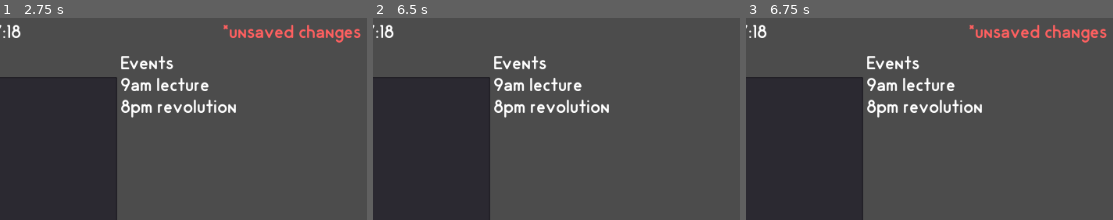
Above: before the commit, frames 1-3 (left to right).
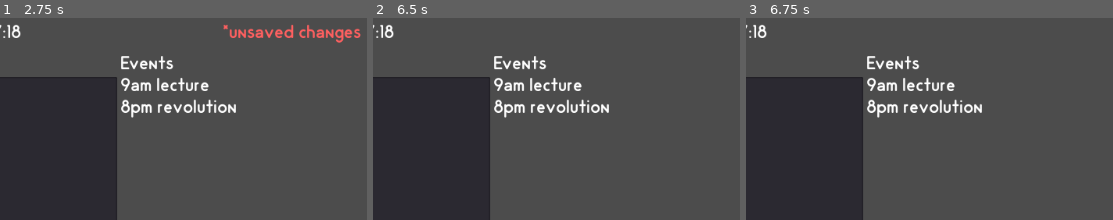
Above: after the commit, the same moments.

Repository: k4gi/planner
Game: Godot game, scene res://Frontpage.tscn
The game is run twice, just before and just after one commit, with the same random seed, the same clock (stepped at 60 frames per second) and the same inputs.
Inputs (mouse positions are % of the whole screen's width and height, from its top left):
- Up to frame 1 (2.75 s): click (50, 52) at 0.52 s; type "12" at 0.6 s; click "x" at 1.25 s; click "medication" at 2 s
- Up to frame 2 (6.5 s): click "Save" at 2.75 s; click "new reminder" at 3.5 s; click "new reminder" at 4.25 s; click "new event" at 5 s; click "new event" at 5.75 s
- Up to frame 3 (6.75 s): click "medication" at 6.5 s
The pictures show only the part of the screen within x 50-100%, y 0-50%; the shares and areas given below are measured in that part.

Frames 1-2 are identical in both runs. In frame 3, 1.2% of the frame differs, in the area x 60-99%, y 3-13%.

Commit message:
lots of redundant code. can probably fix that. my head hurts. made some functions for adding and removing reminders

Diff:
--- a/Frontpage.gd
+++ b/Frontpage.gd
@@ -1,10 +1,14 @@
 extends Control
+
+
+const REMINDER = preload("res://instance/ReminderInstance.tscn")
 
 
 onready var JsonIO = $JsonIO
 onready var Calendar = $Margin/VBox/HBoxBody/VBoxLeft/Calendar
 onready var ChangeStar = $Margin/VBox/HBoxHeader/ChangeStar
 onready var NoteEditor = $Margin/VBox/HBoxBody/VBoxCentre/NoteEditor
+onready var VBoxReminders = $Margin/VBox/HBoxBody/VBoxLeft/Scroll/VBoxReminders
 
 
 var selected_year = 2022
@@ -127,8 +131,8 @@
 		NoteEditor.set_text( data["notes"] )
 
 
-func _on_ReminderCheck_toggled(button_pressed):
-	set_file_changed()
+func _on_ReminderInstance_ReminderCheck_toggled(text, button_pressed):
+	save_reminder_data(text, button_pressed)
 
 
 func _on_NoteEditor_text_changed():
@@ -139,19 +143,71 @@
 	#sooo...
 	#maybe a confirmation popup goes here and then
 	if has_file_changed:
-		save_data()
+		save_notes_data()
 		has_file_changed = false
 		ChangeStar.set_visible(false)
 
 
-func save_data():
-	var data = {
-		"year": selected_year,
-		"month": selected_month,
-		"day": selected_day,
-		"notes": NoteEditor.get_text(),
-		"events": null,
-		"reminders": null
-	}
-
-	JsonIO.save_json_file(selected_filename, data)
+func save_notes_data():
+#	var data = {
+#		"year": selected_year,
+#		"month": selected_month,
+#		"day": selected_day,
+#		"notes": NoteEditor.get_text(),
+#		"events": null,
+#		"reminders": null
+#	}
+	var data = JsonIO.load_json_file(selected_filename)
+	if typeof(data) == TYPE_INT:
+		#something has gone horribly wrong
+		pass
+	else:
+		data["notes"] = NoteEditor.get_text()
+		JsonIO.save_json_file(selected_filename, data)
+
+
+func new_reminder(text):
+	var data = JsonIO.load_json_file(selected_filename)
+	if typeof(data) == TYPE_INT:
+		#something has gone horribly wrong
+		pass
+	else:
+		if data["reminders"].has(text):
+			#already a reminder by this name
+			pass
+		else:
+			var new = REMINDER.instance()
+			new.set_text(text)
+			new.connect("ReminderCheck_toggled", self, "_on_ReminderInstance_ReminderCheck_toggled")
+			new.connect("Delete_pressed", self, "_on_ReminderInstance_Delete_pressed")
+			VBoxReminders.add_child(new)
+
+			data["reminders"][text] = false
+			JsonIO.save_json_file(selected_filename, data)
+
+
+func save_reminder_data(reminder_text, reminder_state):
+	var data = JsonIO.load_json_file(selected_filename)
+	if typeof(data) == TYPE_INT:
+		#something has gone horribly wrong
+		pass
+	else:
+		data["reminders"][reminder_text] = reminder_state
+		JsonIO.save_json_file(selected_filename, data)
+
+
+func _on_ReminderInstance_Delete_pressed(text):
+	for each_child in VBoxReminders.get_children():
+		if each_child.get_text() == text:
+			each_child.queue_free()
+			delete_reminder_data(text)
+
+
+func delete_reminder_data(text):
+	var data = JsonIO.load_json_file(selected_filename)
+	if typeof(data) == TYPE_INT:
+		#something has gone horribly wrong
+		pass
+	else:
+		data["reminders"].erase(text)
+		JsonIO.save_json_file(selected_filename, data)
--- /dev/null
+++ b/instance/ReminderInstance.gd
@@ -0,0 +1,19 @@
+extends HBoxContainer
+
+
+onready var ReminderCheck = $ReminderCheck
+
+signal ReminderCheck_toggled(text, button_pressed)
+signal Delete_pressed(text)
+
+
+func _on_ReminderCheck_toggled(button_pressed):
+	emit_signal("ReminderCheck_toggled", ReminderCheck.get_text(), button_pressed)
+
+
+func set_text(text):
+	ReminderCheck.set_text()
+
+
+func _on_Delete_pressed():
+	emit_signal("Delete_pressed", ReminderCheck.get_text())
--- /dev/null
+++ b/instance/ReminderInstance.tscn
@@ -0,0 +1,26 @@
+[gd_scene load_steps=2 format=2]
+
+[ext_resource path="res://instance/ReminderInstance.gd" type="Script" id=1]
+
+[node name="ReminderInstance" type="HBoxContainer"]
+margin_right = 300.0
+margin_bottom = 32.0
+size_flags_horizontal = 3
+script = ExtResource( 1 )
+
+[node name="Delete" type="Button" parent="."]
+margin_right = 19.0
+margin_bottom = 20.0
+size_flags_horizontal = 0
+size_flags_vertical = 0
+text = "x"
+
+[node name="ReminderCheck" type="CheckBox" parent="."]
+margin_left = 23.0
+margin_right = 300.0
+margin_bottom = 32.0
+size_flags_horizontal = 3
+text = "placeholder text"
+
+[connection signal="pressed" from="Delete" to="." method="_on_Delete_pressed"]
+[connection signal="toggled" from="ReminderCheck" to="." method="_on_ReminderCheck_toggled"]
